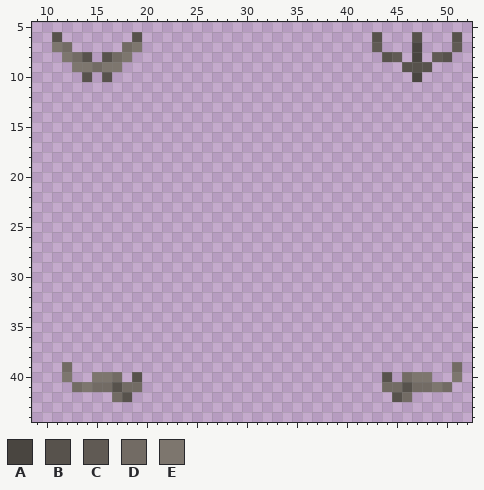
File history of a pixel-art sprite, Resources/Textures/_ADT/Mobs/Customization/augments/headaugs.rsi/iron_jaw.png. That is the earlier state.
The file is 64x64 pixels. Shown: x 9..52, y 5..44.
Palette (. is transparent): A #494540  B #57524c  C #605a54  D #726b64  E #7d766e
After:
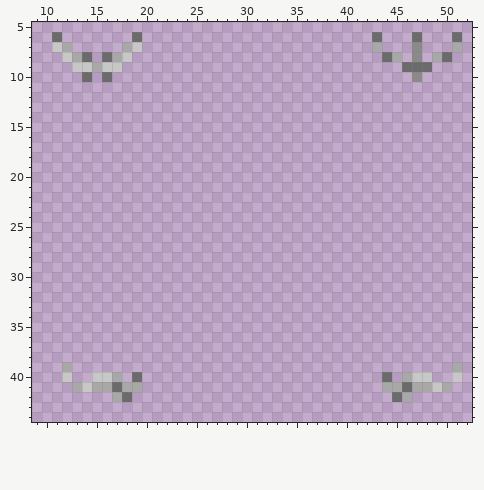
What changed:
Colour A changes from #494540 to #8a8a8a.
Colour B changes from #57524c to #6b6b6b.
Colour D changes from #726b64 to #a8a8a8.
Colour E changes from #7d766e to #c7c7c7.
Colour C becomes colour D in row 7 at x 43 and 51; in row 8 at x 45 and 49.
Changed places in both pictures, as pixel boxes (x1, y1, x2, y2):
changed: (52, 32, 142, 82)
changed: (372, 32, 462, 82)
changed: (62, 362, 142, 402)
changed: (382, 362, 462, 402)
